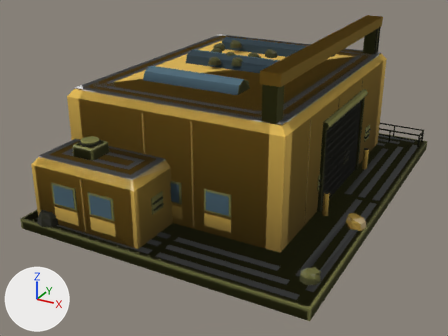
A saved change to the glTF model assets/set_v5/meridian_vehicle_factory_damaged.glb.
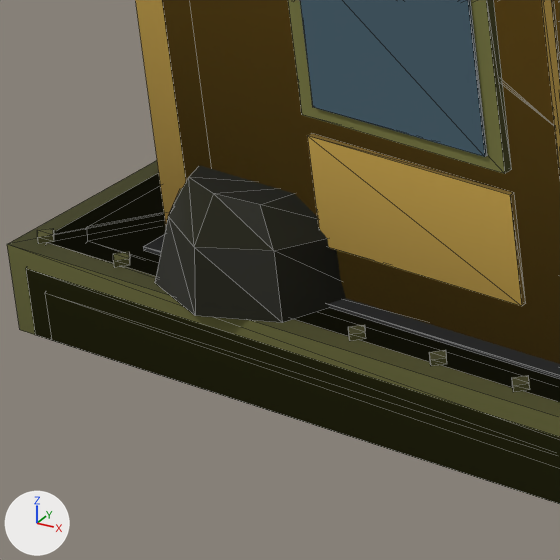
The first picture shows the older version from a camera (50 mm lens) standing at (10.43, -21.36, 11.11) and looking at (-0.57, -1.35, 1.1). The close-ups show the older and then the newer version on the part from 4% to 19% of the width and 57% to 76% of the height of that picture. Only the edits that show in the close-ups are written down. The lights are fixed; the arrows at lower left show +X, +Y and +Z. The close-ups show mesh edges as thin lines. Vertices at exactly the same position are counted once.

Before the edit, the objects in view are built like this:
```python
me_mesh_0 = bpy.data.meshes.new('Mesh_0')
me_mesh_0.from_pydata(...)  # 2006 vertices, 2883 faces; spans x -5.6..5.6, y -7.5..7.5, z 0.0..6.3
# faces by material slot: [415, 1066, 358, 878, 166]
me_mesh_0.materials.append(mat_paint)
me_mesh_0.materials.append(mat_paint2)
me_mesh_0.materials.append(mat_team)
me_mesh_0.materials.append(mat_metal)
me_mesh_0.materials.append(mat_accent)
me_mesh_1 = bpy.data.meshes.new('Mesh_1')
me_mesh_1.from_pydata(...)  # 630 vertices, 961 faces; spans x -5.6..5.6, y -7.6..7.6, z 0.0..6.3
# faces by material slot: [195, 338, 358, 50, 20]
me_mesh_1.materials.append(mat_paint)
me_mesh_1.materials.append(mat_paint2)
me_mesh_1.materials.append(mat_team)
me_mesh_1.materials.append(mat_metal)
me_mesh_1.materials.append(mat_accent)
me_mesh_2 = bpy.data.meshes.new('Mesh_2')
me_mesh_2.from_pydata(...)  # 188 vertices, 187 faces; spans x -5.6..5.6, y -7.5..7.5, z 0.0..6.3
# faces by material slot: [63, 38, 78, 8]
me_mesh_2.materials.append(mat_paint)
me_mesh_2.materials.append(mat_paint2)
me_mesh_2.materials.append(mat_team)
me_mesh_2.materials.append(mat_accent)
ob_body = bpy.data.objects.new('body', me_mesh_0)
ob_body.parent = ob_meridian_vehicle_factory_damaged_lod0
ob_body.location = (0.0, 0.0, 0.0)
ob_body_001 = bpy.data.objects.new('body.001', me_mesh_1)
ob_body_001.parent = ob_meridian_vehicle_factory_damaged_lod1
ob_body_001.location = (0.0, 0.0, 0.0)
ob_body_002 = bpy.data.objects.new('body.002', me_mesh_2)
ob_body_002.parent = ob_meridian_vehicle_factory_damaged_lod2
ob_body_002.location = (0.0, 0.0, 0.0)
```
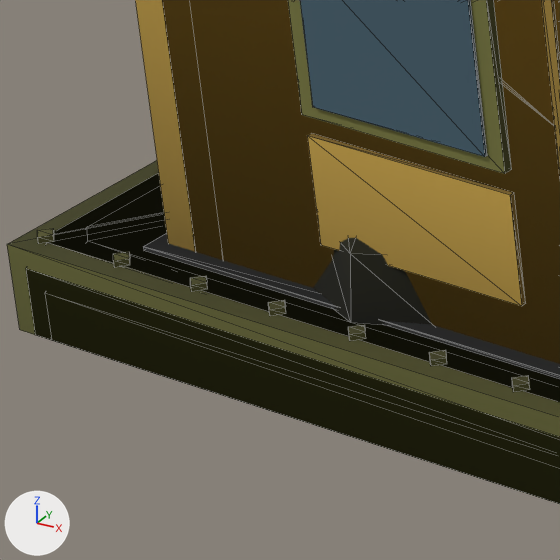
Boxes (x1, y1, x2, y2) around the edits, measured in the close-ups (560 x 560 px; the box of a moved part takes in the faces that stretch with it):
part 1 of me_mesh_1, moved or reshaped
    before: (155, 165, 346, 323)
    after: (313, 238, 432, 325)

The change, as a list of edits to the scene's bpy script:
```text
Change me_mesh_1:
    used by ob_body_001; parent = ob_meridian_vehicle_factory_damaged_lod1; location = (0.0, 0.0, 0.0)
    remove me_mesh_1.from_pydata(...)  # 630 vertices, 961 faces; spans x -5.6..5.6, y -7.6..7.6, z 0.0..6.3
    add me_mesh_1.from_pydata(...)  # 630 vertices, 961 faces; spans x -5.6..5.6, y -7.5..7.5, z 0.0..6.3
    me_mesh_1 part 1: the loose piece of 24 vertices spanning x -5.0..-4.0, y -7.6..-6.5, z 0.4..0.8 is moved by (0.6, 0.3, 0.0)
    other edits to the shape of me_mesh_1 do not show in these pictures
```
